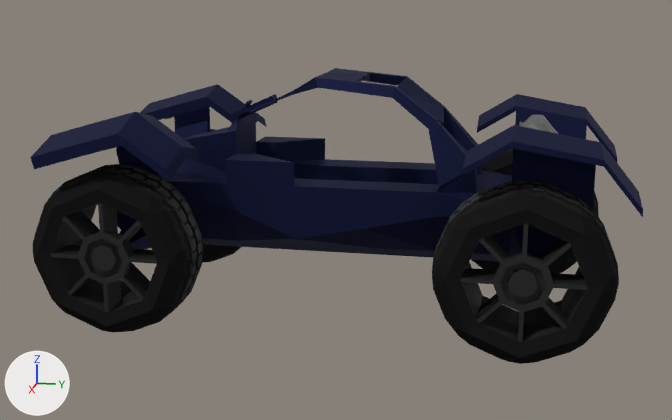
Two versions of the Blender file assets/source/basic_buggy.blend, one commit apart.
Camera for both pictures: a camera (50 mm lens) standing at (6.83, 1.36, 2.35) and looking at (0.06, 0.0, 0.66). The axes (+X, +Y, +Z) are drawn at lower left. The lights are the same throughout.

Names of what the first picture shows: 'chassis', 'front_left_wheel', 'rear_left_wheel', 'rear_right_wheel'.
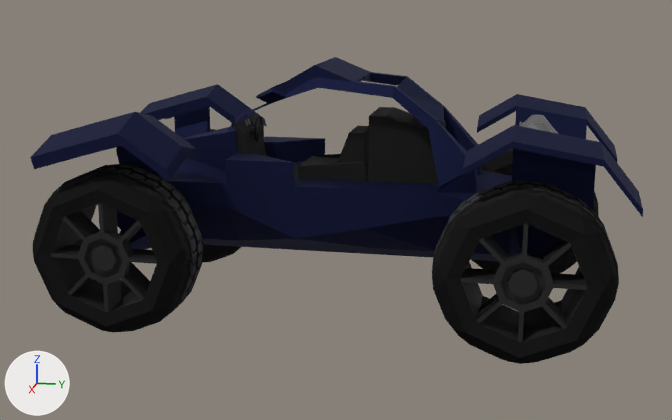
What differs and where, as boxes (x1, y1, x2, y2) in the pictures (672 x 420 px):
'chassis', reshaped
    before: (30, 68, 643, 261)
    after: (30, 57, 643, 261)
'cockpit', added (black)
    after: (235, 107, 446, 184)
'steering_controller', added
    after: (254, 115, 263, 142)
part 1 of me_chassis, built on
    before: (232, 78, 318, 119)
    after: (232, 57, 371, 127)

What changed in the scene script:
```text
Add mat_cockpit:
    mat_cockpit = principled_material('Cockpit')
    mat_cockpit.base_color = (0.00424, 0.00424, 0.00424)  # black #0e0e0e
    mat_cockpit.metallic = 0.151
    mat_cockpit.roughness = 0.825
    mat_cockpit.specular_ior_level = 0.373
Change me_chassis:
    used by ob_chassis; location = (0.0, 0.0, 0.0); rotation_euler = (0.0, 0.0, 3.142), in degrees (0, 0, 180)
    remove me_chassis.from_pydata(...)  # 512 vertices, 543 faces; spans x -1.19..1.19, y -2.1..1.86, z 0.31..1.7
    add me_chassis.from_pydata(...)  # 560 vertices, 590 faces; spans x -1.19..1.19, y -2.1..1.86, z 0.31..1.78
    me_chassis part 1
    60 vertices are removed from x -0.16..0.16, y 0.29..0.81, z 1.32..1.57
    72 faces are deleted
    8 vertices move from x -0.13..0.13, y 0.29..0.48, z 1.47..1.57 to x -0.33..0.33, y 0.29..0.48, z 1.47..1.57
    76 vertices are added at x -0.4..0.4, y 0.09..0.77, z 1.29..1.78
    8 new vertices lie (0.0, 0.22, -0.1) away from vertices in x -0.16..0.16, y 0.47..0.48, z 1.47..1.49
    6 new vertices lie (0.0, 0.07, -0.02) away from vertices in x -0.16..0.16, y 0.69, z 1.37
    6 new vertices lie (0.0, 0.07, -0.04) away from vertices in x -0.15..0.15, y 0.7, z 1.39
    12 new vertices lie (0.0, 0.0, -0.06) away from vertices in x -0.16..0.16, y 0.76..0.77, z 1.35
    119 new faces join them, mat_chassis (dark blue #1d2247)
Add me_torus_001:
    me_torus_001.from_pydata(...)  # 176 vertices, 178 faces; spans x -0.104..0.104, y -0.008..0.008, z -0.104..0.104
    me_torus_001.materials.append(mat_cockpit)  # black #0e0e0e
Add me_cube:
    me_cube.from_pydata(...)  # 108 vertices, 108 faces; spans x -0.26..0.26, y -0.72..0.79, z -0.16..0.47
    me_cube.materials.append(mat_cockpit)  # black #0e0e0e
Add ob_steering_controller:
    ob_steering_controller = bpy.data.objects.new('steering_controller', me_torus_001)
    ob_steering_controller.parent = ob_cockpit
    ob_steering_controller.matrix_parent_inverse = Matrix(((1.0, 0.0, 0.0, 0.0), (0.0, 1.0, 0.0, 0.0), (0.0, 0.0, 1.0, -0.943), (0.0, 0.0, 0.0, 1.0)))
    ob_steering_controller.location = (0.0, -0.613, 1.259)
Add ob_cockpit:
    ob_cockpit = bpy.data.objects.new('cockpit', me_cube)
    ob_cockpit.parent = ob_chassis
    ob_cockpit.matrix_parent_inverse = Matrix(((-1.0, 0.0, 0.0, 0.0), (0.0, -1.0, 0.0, 0.0), (0.0, 0.0, 1.0, 0.0), (0.0, 0.0, 0.0, 1.0)))
    ob_cockpit.location = (0.0, 0.0, 0.943)
```
